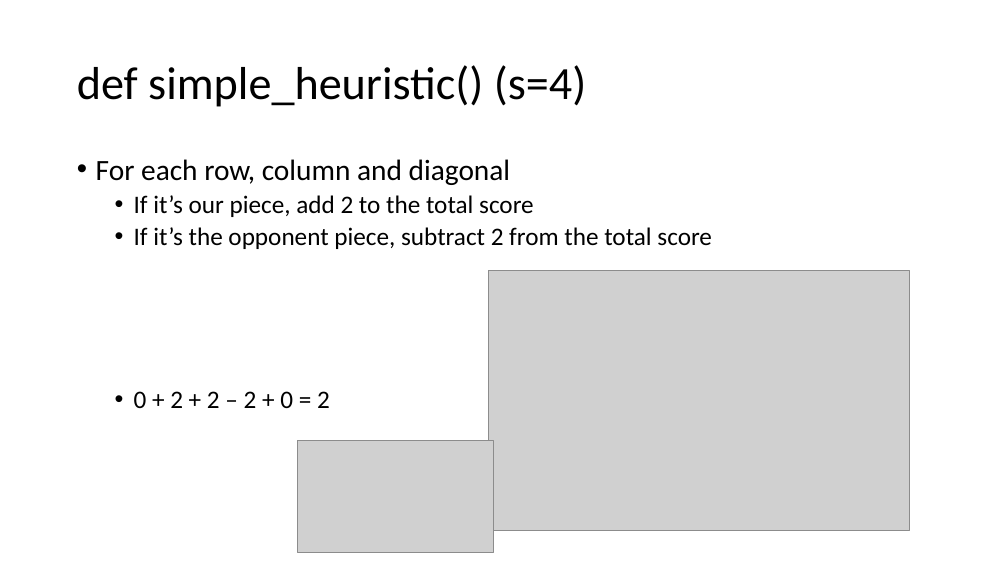
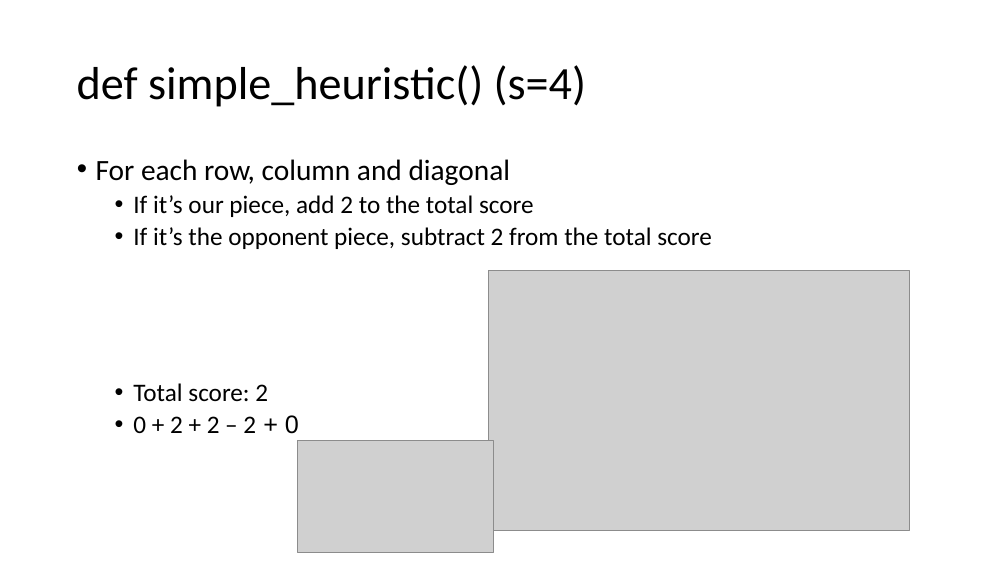
Before and after one commit to jaredcohen1998/comp472-miniproject2, a slide deck: slide 8 of powerpoint.pptx. Drawn at 1008x567 pixels with LibreOffice and Linux fonts; fonts in the diff are those of the drawing; grey boxes stand for pictures. Boxes give left, top, right and bottom in pixels: in the first picture for what was removed or moved away, otherwise in the second. Text is boxed around its words. In the diff, an @@ line names an element or a change of style, - is before the commit and + after.

```diff
--- a/powerpoint.pptx
+++ b/powerpoint.pptx
@@ text at bbox=[133, 383, 299, 434]: text changed @@
-  • 0 + 2 + 2 – 2 + 0 = 2
+  • Total score: 2
+  • 0 + 2 + 2 – 2 + 0
```
Also in this commit, not shown: 20 other slides changed, 3 slides added.
